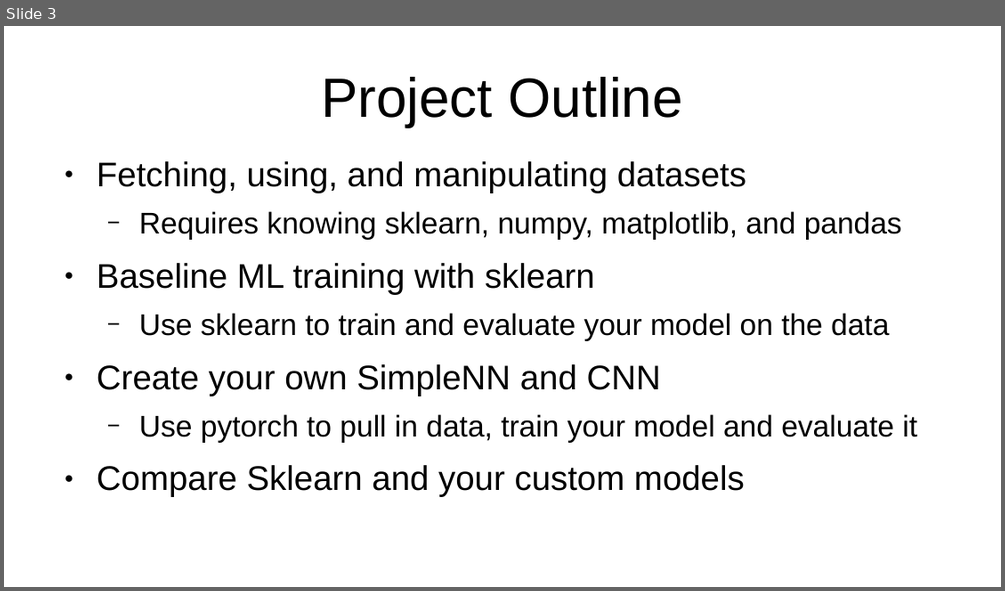
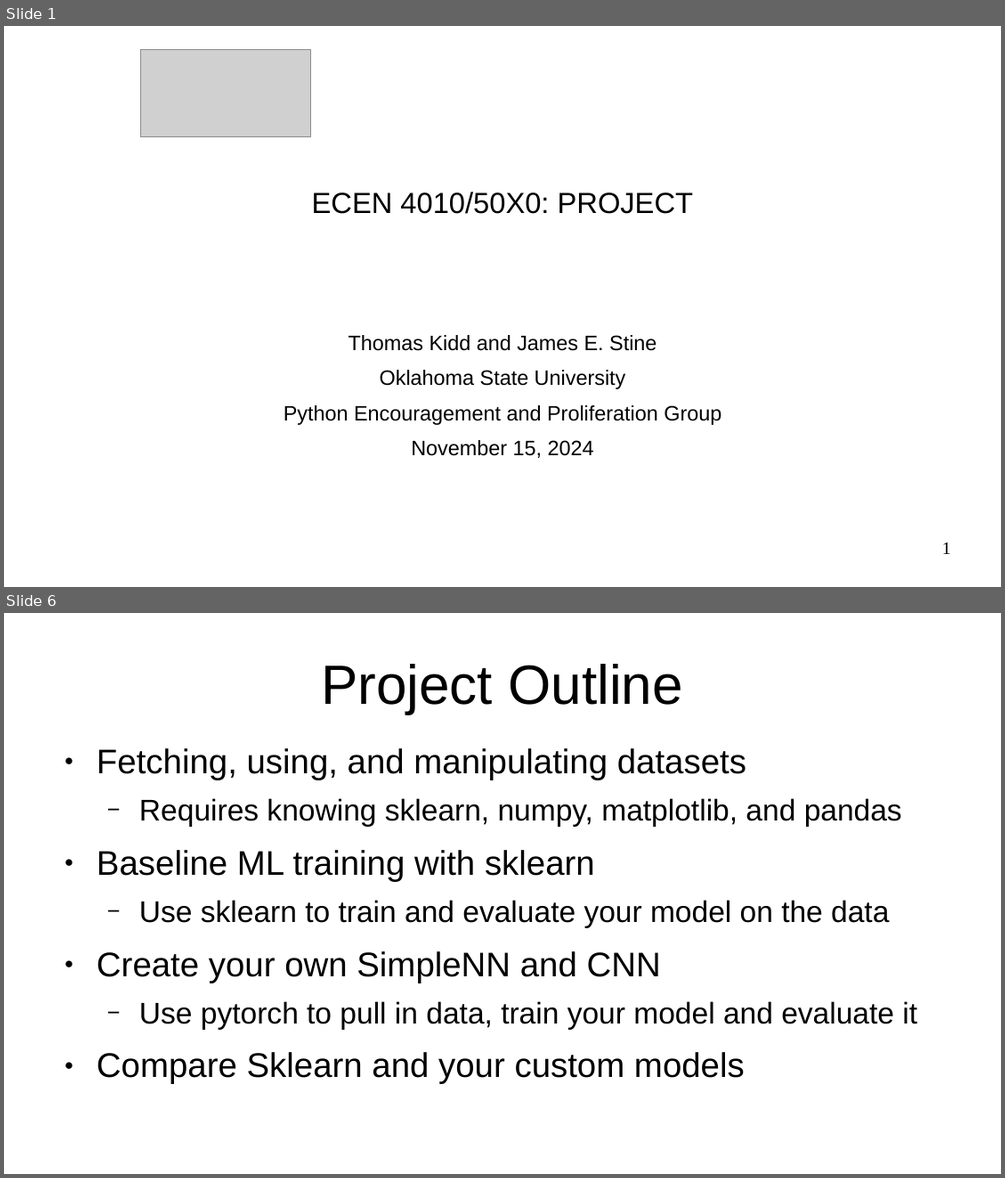
Before and after one commit to stineje/ecen4293F24, a slide deck: project/project-slides.pptx. Shown one above the other, each under a label of ours: slide 3 before the commit, slides 1 and 6 after it; the slides between them are not shown. The pictures are 1005x591 and 1005x1178 pixels, drawn with LibreOffice and Linux fonts; fonts in the diff are those of the drawing; grey boxes stand for pictures. Boxes give left, top, right and bottom in pixels: in the first picture for what was removed or moved away, otherwise in the second. Text is boxed around its words. In the diff, an @@ line names an element or a change of style, - is before the commit and + after.

```diff
--- a/project/project-slides.pptx
+++ b/project/project-slides.pptx
@@ slide 1 added at box(4, 26, 1001, 587), background #FFFFFF @@
@@ picture added at box(141, 49, 311, 136) @@
@@ title added at box(312, 192, 693, 214), 23.1 pt, text #000000 @@
+ECEN 4010/50X0: PROJECT
@@ text added at box(283, 335, 721, 458), 16.5 pt, text #000000 @@
+Thomas Kidd and James E. Stine
+Oklahoma State University
+Python Encouragement and Proliferation Group
+November 15, 2024
@@ page number added at box(942, 542, 951, 554), 14 pt, text #000000 @@
+1
@@ what was slide 3 is now slide 6 @@
```
Also in this commit, not shown: 13 slides changed, 3 other slides added, 1 slide removed.
